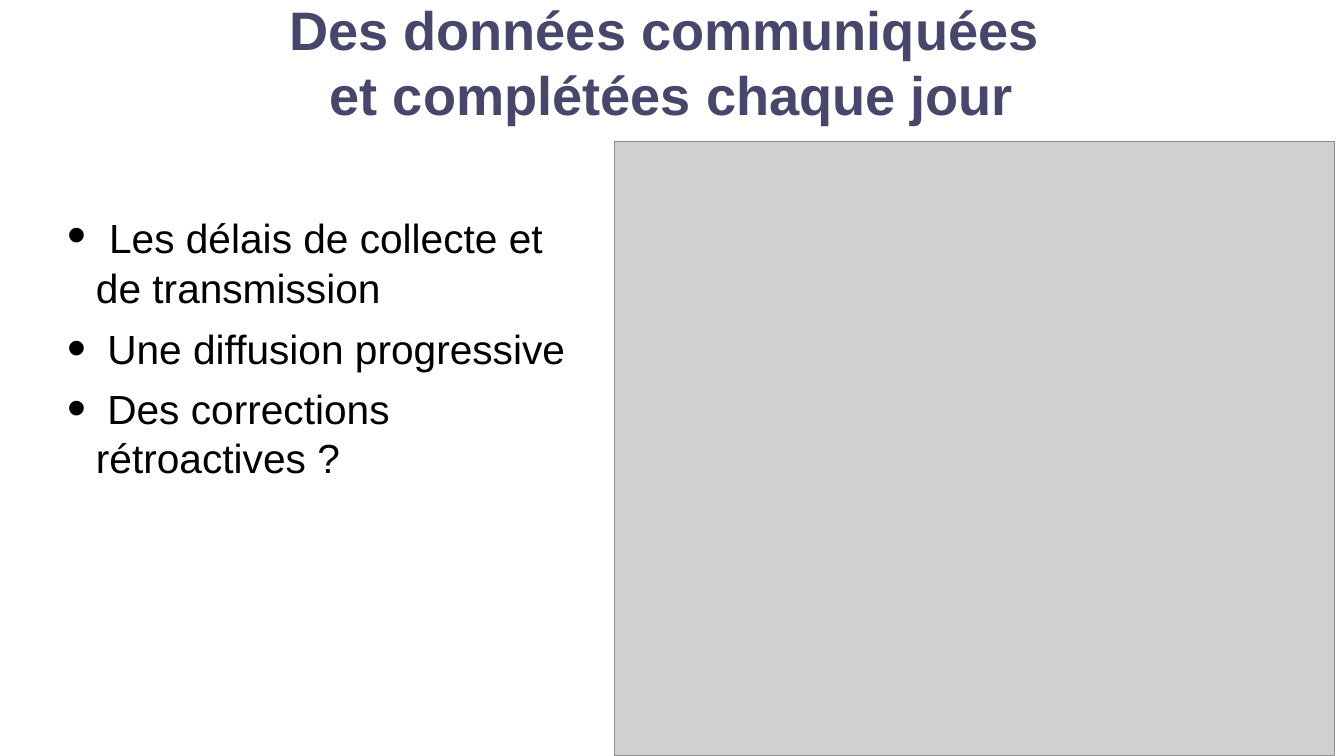
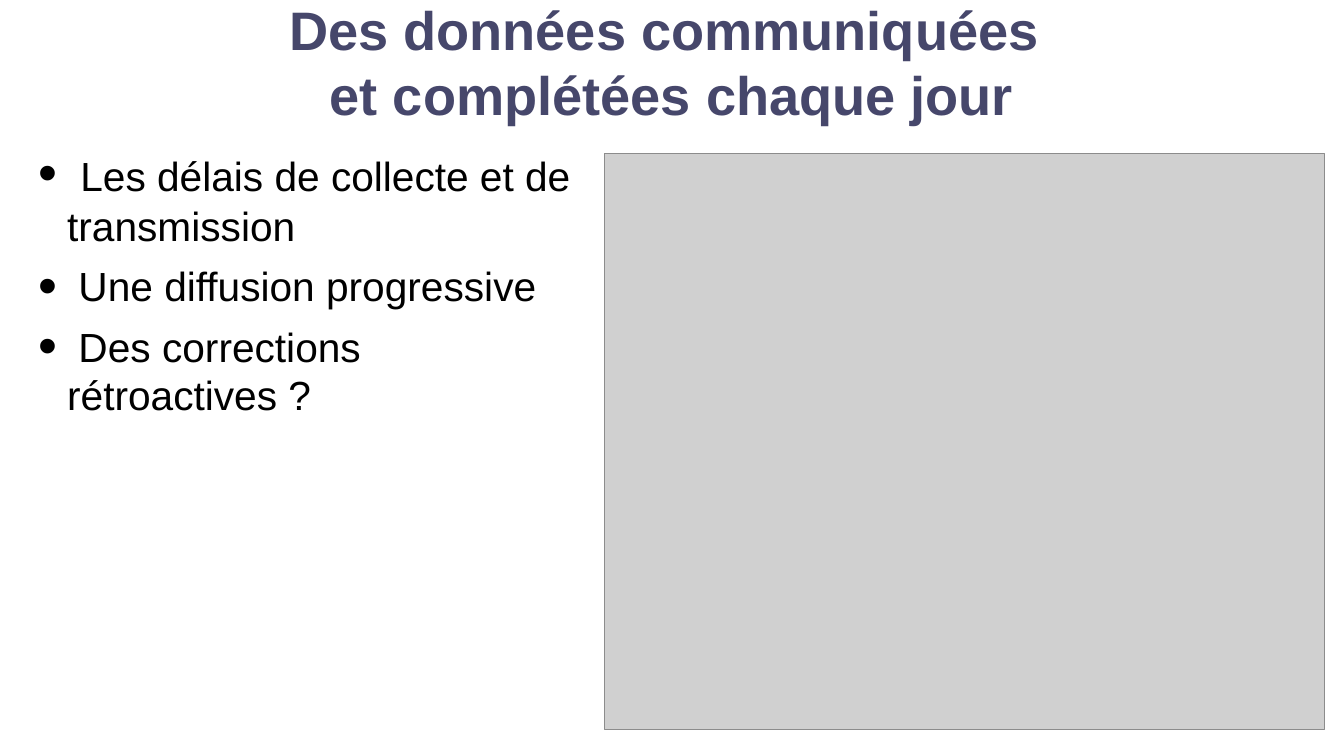
Before and after one commit to covprehension/communications, a slide deck: slide 3 of jdev2020/chapitre4_données.odp. Drawn at 1344x756 pixels with LibreOffice and Linux fonts; fonts in the diff are those of the drawing; grey boxes stand for pictures; background and template pictures are left out. Boxes give left, top, right and bottom in pixels: in the first picture for what was removed or moved away, otherwise in the second. Text is boxed around its words. In the diff, an @@ line names an element or a change of style, - is before the commit and + after.

```diff
--- a/jdev2020/chapitre4_données.odp
+++ b/jdev2020/chapitre4_données.odp
@@ text "Les délais de collecte et ..." rewrapped from box(96, 223, 565, 474) to box(67, 161, 570, 411) @@
@@ picture: place and size @@
-picture at box(615, 141, 1335, 756)
+picture at box(605, 154, 1326, 729)
```
Also in this commit, not shown: 1 other slide changed, 1 other file.
